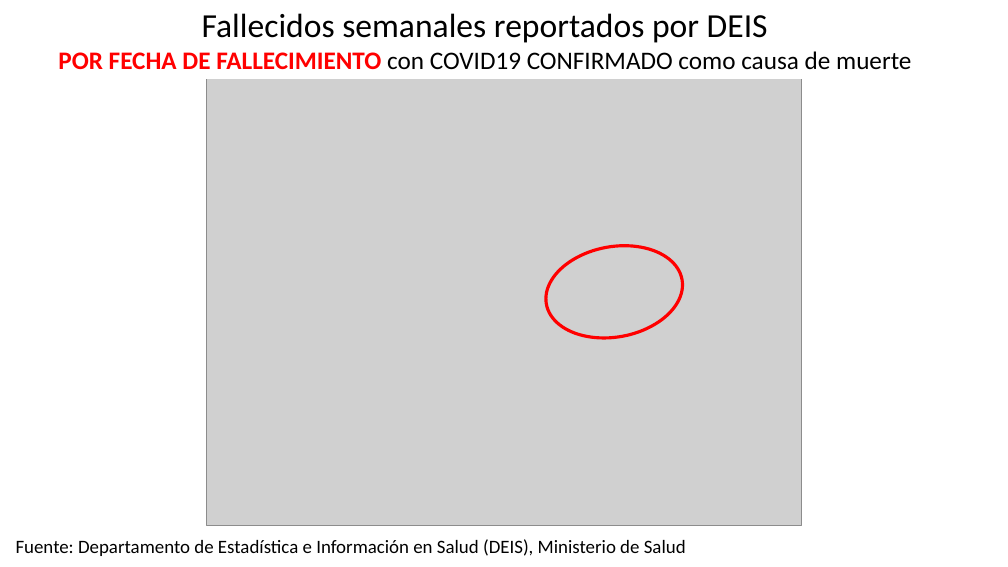
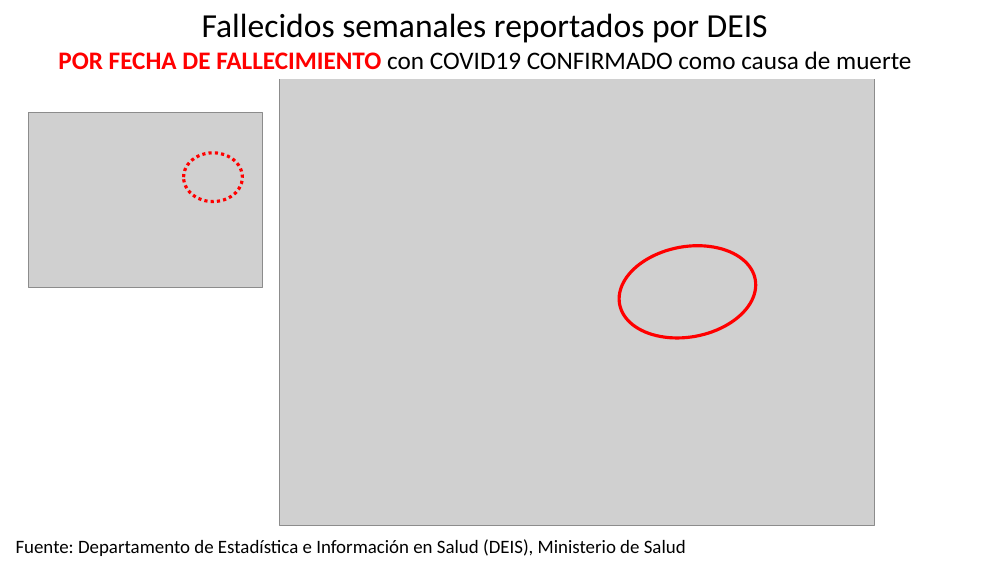
Before and after one commit to dataCovid19CL/capsulasSemanales, a slide deck: slide 7 of DATOS COVID Chile 2022 02 05.pptx. Drawn at 1008x567 pixels with LibreOffice and Linux fonts; fonts in the diff are those of the drawing; grey boxes stand for pictures. Boxes give left, top, right and bottom in pixels: in the first picture for what was removed or moved away, otherwise in the second. Text is boxed around its words. In the diff, an @@ line names an element or a change of style, - is before the commit and + after.

Commit message:
Update

```diff
--- a/DATOS COVID Chile 2022 02 05.pptx
+++ b/DATOS COVID Chile 2022 02 05.pptx
@@ picture moved from (x1=206, y1=79, x2=802, y2=525) to (x1=280, y1=79, x2=875, y2=525) @@
@@ picture added at (x1=29, y1=113, x2=263, y2=287) @@
@@ ellipse added at (x1=184, y1=153, x2=243, y2=202), outline #FF0000 3 pt dashed @@
@@ ellipse moved from (x1=538, y1=235, x2=690, y2=349) to (x1=612, y1=235, x2=763, y2=349) @@
```
Also in this commit, not shown: 3 other slides changed, 4 slides added, 1 slide removed.
